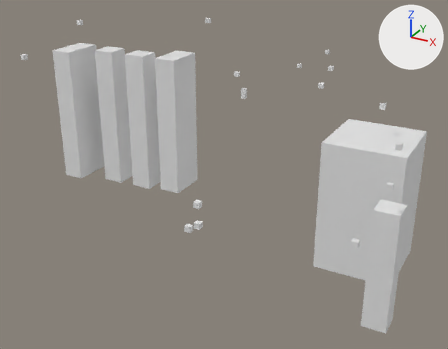
A saved change to the OBJ model Assets/LevelData/NewRoom1LevelData.obj.
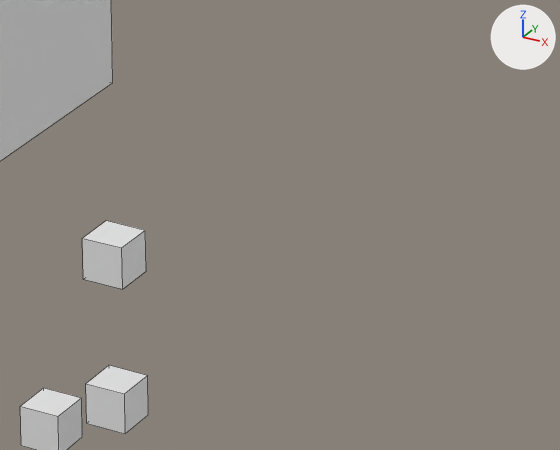
The first picture shows the older version from a 50 mm camera at (94.0, -132.0, 94.0) aimed at (-28.0, 89.0, -16.0). The close-ups show both versions on the part from 40% to 58% of the width and 48% to 67% of the height of that picture; other places that the commit changed are outside them. The lights are fixed; the arrows at upper right show +X, +Y and +Z. The close-ups show mesh edges as thin lines. Where no turn or scale is listed for an object, it has been applied to the vertices.

Objects in the first close-up: 'Door_Cube.056', 'HurtBox.002_Cube.089', 'Light_Cube.060', 'Respawn_Cube.059'.
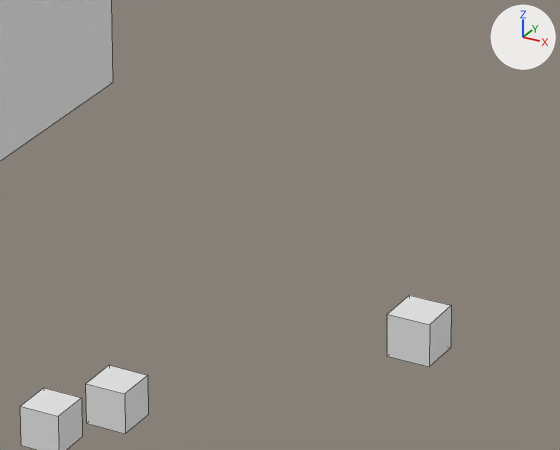
Changed parts and their boxes (x1, y1, x2, y2) in the close-ups (560 x 450 px):
'Light_Cube.060', reshaped: before (82, 221, 146, 289); after (387, 295, 451, 367)
part 1 of me_light_cube_060, deleted: before (82, 221, 146, 289)
part 2 of me_light_cube_060, added: after (387, 295, 451, 367)

What the commit changed:
me_light_cube_060 has 8 vertices, 6 faces and spans x 3.43..5.43, y 12.94..14.94, z 8.36..10.36.
me_light_cube_060 is used by ob_light_cube_060; location (0.0, 0.0, 0.0).
Verts and faces of me_light_cube_060; kept vertices keep their numbers, new ones are numbered from 8.
Before the commit, vertices of me_light_cube_060: 0 (3.43, 12.94, 8.36) at pixel (83, 279), 1 (3.43, 12.94, 10.36) at pixel (82, 238), 2 (3.43, 14.94, 8.36), 3 (3.43, 14.94, 10.36) at pixel (106, 220), 4 (5.43, 12.94, 8.36) at pixel (122, 289).
Before the commit, vertices of me_light_cube_060: 5 (5.43, 12.94, 10.36) at pixel (121, 247), 6 (5.43, 14.94, 8.36) at pixel (146, 271), 7 (5.43, 14.94, 10.36) at pixel (145, 230).
Part 1, on me_light_cube_060:
Vertices deleted: 0 to 7 (with the faces that use them).
Part 2, on me_light_cube_060:
New vertex 8 is at (18.43, 12.94, 8.36), pixel (387, 356).
New vertex 9 is at (18.43, 12.94, 10.36), pixel (387, 314).
New vertex 10 is at (18.43, 14.94, 10.36), pixel (409, 295).
New vertex 11 is at (18.43, 14.94, 8.36).
New vertices 12 to 15 stand at vertices 8 to 11, in that order, plus (2.0, 0.0, 0.0).
New faces: (8, 9, 10, 11), (10, 14, 15, 11), (12, 15, 14, 13), (8, 12, 13, 9), (8, 11, 15, 12), (9, 13, 14, 10).
